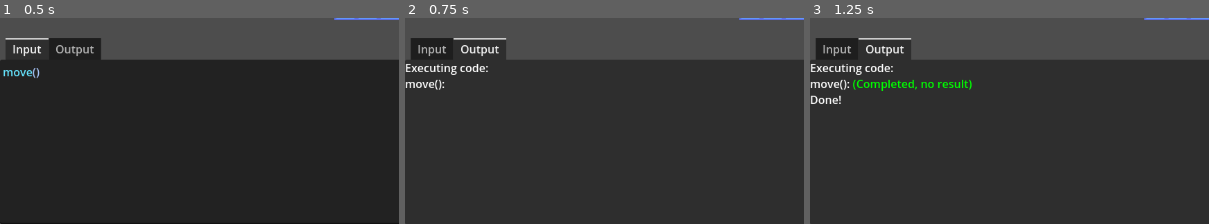
Above: before the commit, frames 1-3 (left to right).
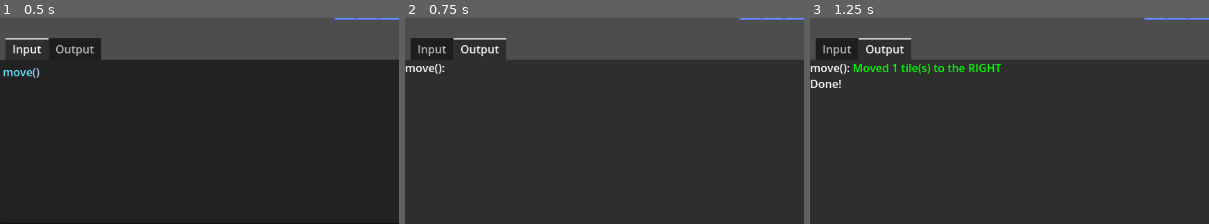
Above: after the commit, the same moments.

Repository: Zshandi/shoveljam_codinggame
Game: Godot game, scene res://test_scene.tscn
Same seed, same stepped clock (60 frames per second), same inputs: the game is played once before the commit and once after it.
Inputs:
- Up to frame 1 (0.5 s): no input
- Up to frame 2 (0.75 s): click "GO" at 0.5 s
- Up to frame 3 (1.25 s): no input
The pictures show only the part of the screen within x 0-50%, y 39-89%; the shares and areas given below are measured in that part.

Frame 1 is identical in both runs. In frame 2, 0.7% of the frame differs, in the area x 0-21%, y 22-35%; in frame 3, 2.2%, in the area x 0-49%, y 22-42%.

Commit message:
Improve results

Diff:
--- a/character.gd
+++ b/character.gd
@@ -21,7 +21,8 @@
 func _physics_process(delta: float) -> void:
 	move_and_slide()
 
-func move(direction:Direction = Direction.RIGHT, num_tiles:int = 1):
+func move(direction:Direction = Direction.RIGHT, num_tiles:int = 1) -> String:
 	velocity = Vector2.RIGHT.rotated(direction * PI/2)*movement_speed
 	await get_tree().create_timer((float(num_tiles*TILE_WIDTH)/movement_speed)).timeout
 	velocity = Vector2.ZERO
+	return "Moved " + str(num_tiles) + " tile(s) to the " + Direction.keys()[direction]
--- a/controls.gd
+++ b/controls.gd
@@ -7,35 +7,31 @@
 
 func _on_go_pressed() -> void:
 	var code = %Input.text
-	var result:Array
+	var result:ExecutionResult
 	var line_num := 1
 
 	%Reset.show()
 	%GO.hide()
 
 	%Output.show()
-	%Output.text = "Executing code:\n"
+	%Output.text = ""
 
 	for line in code.split('\n'):
 		# Remove comments
 		line = line.split("#", true, 1)[0]
 		# Remove whitespace
 		line = line.strip_edges()
-		if line.strip_edges() == "":
+		if line == "":
 			# ignore empty lines
 			continue
 
 		%Output.text += "%s: " % [line]
 		result = await execute_line(line)
-		if result[1] == null:
-			result[1] = "(Completed, no result)"
+
+		if result.status == ResultStatus.Completed:
+			%Output.text += "[color=green]" + result.value_str + "[/color]\n"
 		else:
-			result[1] = str(result[1])
-
-		if result[0]:
-			%Output.text += "[color=green]" + result[1] + "[/color]\n"
-		else:
-			%Output.text += "[color=red]ERROR " + result[1] + "[/color]\n"
+			%Output.text += "[color=red]ERROR " + result.value_str + "[/color]\n"
 			break
 		line_num = line_num + 1
 	%Output.text += "Done!\n"
@@ -48,7 +44,7 @@
 	%Reset.hide()
 	%GO.show()
 
-func execute_line(line:String) -> Array:
+func execute_line(line:String) -> ExecutionResult:
 
 	if line.contains("="): # TODO Account for ==
 		var sides = line.split("=")
@@ -61,15 +57,15 @@
 				var_name = left_hand_side.substr(4).strip_edges()
 				if var_name in context.user_variables:
 					# This is to account for dictionary assignment also adding the value
-					return [false, "re-define variable"]
+					return ExecutionResult.new("re-define variable", ResultStatus.Failed)
 			else:
 				if !(var_name in context.user_variables):
 					# This is to account for dictionary assignment also adding the value
-					return [false, "assignment to undefined variable"]
+					return ExecutionResult.new("assignment to undefined variable", ResultStatus.Failed)
 
 			line = "user_variables.set(\""+var_name+"\", "+variable_value+")"
 		else:
-			return [false, "invalid assign"]
+			return ExecutionResult.new("invalid assign", ResultStatus.Failed)
 	else:
 		line = replace_vars_with_dictionaries(line)
 
@@ -85,11 +81,37 @@
 
 	return expr
 
-func execute_expression(expr:String) -> Array:
+func execute_expression(expr:String) -> ExecutionResult:
 	var error = expression.parse(expr, ["DisplayServer"])
 	if error != OK:
-		return [false, "Parse error: " + expression.get_error_text()]
+		return ExecutionResult.new("Parse error: " + expression.get_error_text(), ResultStatus.Failed)
 	var result = await expression.execute([DisplayServer], context)
 	if not expression.has_execute_failed():
-		return [true, result]
-	return [false, expression.get_error_text()]
+		return ExecutionResult.new(result)
+	return ExecutionResult.new(expression.get_error_text(), ResultStatus.Failed)
+
+enum ResultStatus {
+	Completed,
+	Failed,
+	Skipped
+}
+
+class ExecutionResult:
+	extends RefCounted
+
+	func _init(value_p:Variant, status_p:ResultStatus = ResultStatus.Completed) -> void:
+		status = status_p
+		value = value_p
+		if value == null:
+			if status == ResultStatus.Completed:
+				value_str = "(Completed, no result)"
+			elif status == ResultStatus.Failed:
+				value_str = "Unknown error"
+			else:
+				value_str = "Skipped"
+		else:
+			value_str = str(value)
+
+	var status:ResultStatus
+	var value:Variant
+	var value_str:String
